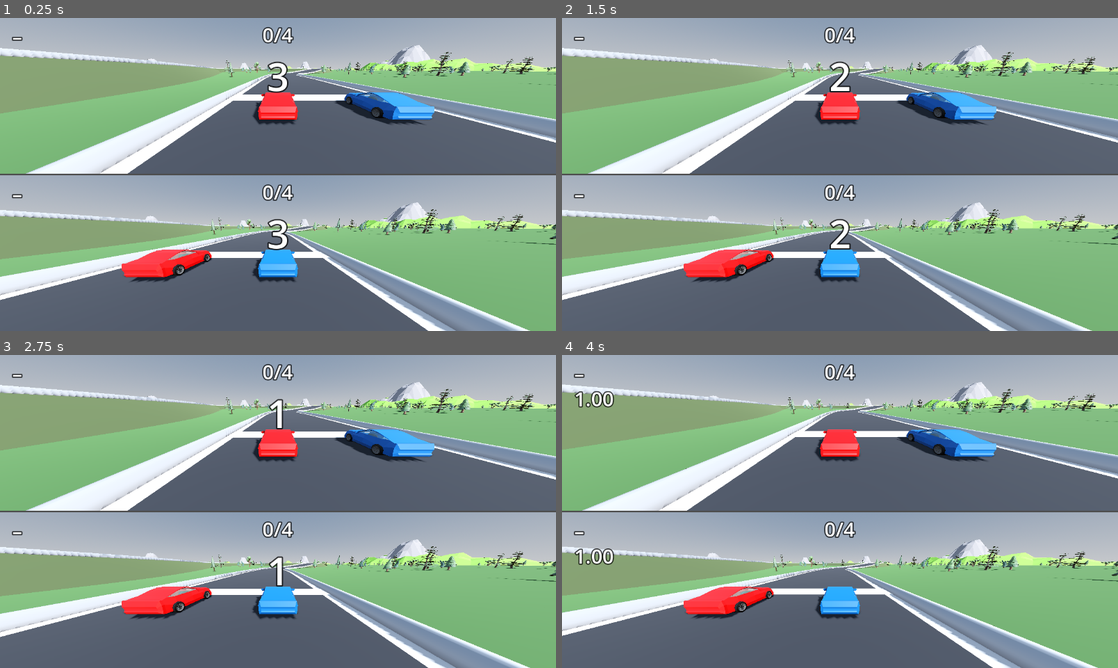
Above: before the commit, frames 1-4 (two rows, left to right).
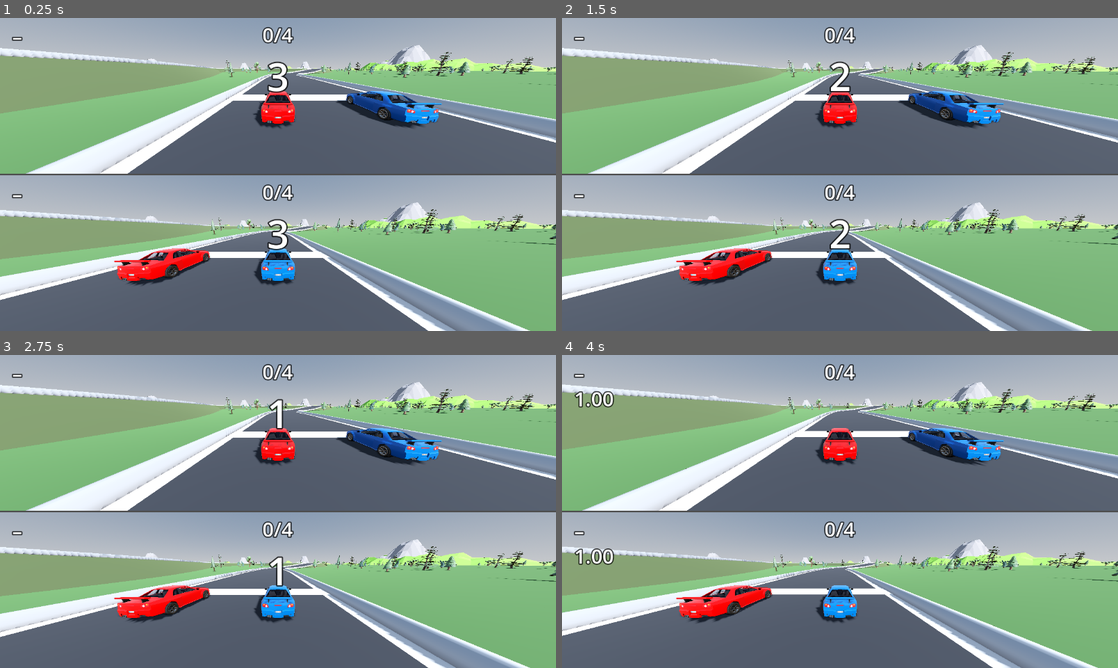
Above: after the commit, the same moments.

Repository: erte-del/2p-racing-game
Game: Godot game, scene res://scenes/main.tscn
Same seed, same stepped clock (60 frames per second), same inputs: the game is played once before the commit and once after it.
Inputs:
- Up to frame 1 (0.25 s): no input
- Up to frame 2 (1.5 s): tap Enter at 0.5 s; tap Space at 1.25 s
- Up to frame 3 (2.75 s): no input
- Up to frame 4 (4 s): tap Enter at 2.75 s

The runs differ from the first frame. In frame 1, 3.1% of the frame differs, in the area x 20-80%, y 23-86%; in frame 2, 3.1%; in frame 3, 3.2%; in frame 4, 3.1%.

Commit message:
Swap in the JDM car and add a first person view
Replaces the low poly car with car_low-poly_jdm.blend. The old model was
a body shell and four wheels with no interior at all, so there was nothing
to sit inside; this one has an interior, a steering wheel and a gear
stick. Both players still share one model, painted red and blue from the
same body_color export as before.

The exporter turns the car to face +Y, which glTF maps to Godot's forward
-Z, since the model is authored facing -Y. It re-origins to the centre of
the wheelbase on the ground and renames the rear wheels from RL/RR to the
BL/BR the car script already looks for. Its authored 4.87 m length is
left alone, so the collision box and wheel radius move to match.

C and L flip each player between the chase camera and the driver's eye.
The first person camera is rigid rather than smoothed: lagging a first
person view behind the steering reads as the world sliding about.

The model's glass exports fully opaque, which walled the driver in, so it
is made transparent at run time alongside the paint. Its double-sided
faces are left as authored - with a real interior that is what encloses
the cockpit, where an earlier attempt at culling backfaces left the view
open to the sky through the roof.

Co-Authored-By: Claude Opus 5 <noreply@anthropic.com>

Diff:
--- a/project.godot
+++ b/project.godot
@@ -72,3 +72,14 @@
 "events": [Object(InputEventKey,"resource_local_to_scene":false,"resource_name":"","device":-1,"window_id":0,"alt_press …(190 unchanged characters)…
 ]
 }
+p1_view={
+"deadzone": 0.2,
+"events": [Object(InputEventKey,"resource_local_to_scene":false,"resource_name":"","device":-1,"window_id":0,"alt_pressed":false,"shift_pressed":false,"ctrl_pressed":false,"meta_pressed":false,"pressed":false,"keycode":0,"physical_keycode":67,"key_label":0,"unicode":0,"location":0,"echo":false,"script":null)
+]
+}
+
+p2_view={
+"deadzone": 0.2,
+"events": [Object(InputEventKey,"resource_local_to_scene":false,"resource_name":"","device":-1,"window_id":0,"alt_pressed":false,"shift_pressed":false,"ctrl_pressed":false,"meta_pressed":false,"pressed":false,"keycode":0,"physical_keycode":76,"key_label":0,"unicode":0,"location":0,"echo":false,"script":null)
+]
+}
--- a/scenes/car/car.tscn
+++ b/scenes/car/car.tscn
@@ -1,16 +1,16 @@
 [gd_scene load_steps=4 format=3]
 
 [ext_resource type="Script" path="res://scripts/car.gd" id="1_car"]
-[ext_resource type="PackedScene" path="res://assets/models/car1.glb" id="2_model"]
+[ext_resource type="PackedScene" path="res://assets/models/car.glb" id="2_model"]
 
 [sub_resource type="BoxShape3D" id="BoxShape3D_body"]
-size = Vector3(2.53, 1.39, 4.3)
+size = Vector3(2.06, 1.45, 4.87)
 
 [node name="Car" type="CharacterBody3D"]
 script = ExtResource("1_car")
 
 [node name="Collision" type="CollisionShape3D" parent="."]
-transform = Transform3D(1, 0, 0, 0, 1, 0, 0, 0, 1, 0, 0.695, 0)
+transform = Transform3D(1, 0, 0, 0, 1, 0, 0, 0, 1, 0, 0.725, 0)
 shape = SubResource("BoxShape3D_body")
 
 [node name="Model" parent="." instance=ExtResource("2_model")]
--- a/scripts/car.gd
+++ b/scripts/car.gd
@@ -10,7 +10,9 @@
 
 ## Name of the material in the model that carries the car's paint. Every
 ## surface using it gets recoloured; the tyres, glass and chrome are left alone.
-const PAINT_MATERIAL := "Body"
+const PAINT_MATERIAL := "Paint"
+## The model's glass exports as opaque, which walls the first person view in.
+const GLASS_MATERIAL := "Glass"
 
 ## Which set of input actions to read, e.g. "p1" -> p1_accelerate, p1_brake,
 ## p1_steer_left, p1_steer_right.
@@ -50,10 +52,23 @@
 ## How quickly the effect builds and fades.
 @export var slipstream_fade := 2.5
 
+@export_group("Cockpit")
+## Where the driver's eye sits, in the car's own space. The car is right hand
+## drive, so this sits over on the +X side behind the wheel.
+@export var eye_point := Vector3(0.4, 1.13, 0.14)
+## How much of the world shows through the windows.
+@export_range(0.0, 1.0) var glass_opacity := 0.18
+## A steering wheel turns much further than the road wheels do.
+@export var wheel_turn_ratio := 3.0
+
 @export_group("Wheels")
-@export var wheel_radius := 0.312      ## metres, wheel centre height in-game
+@export var wheel_radius := 0.355      ## metres, wheel centre height in-game
 @export var max_wheel_steer := 0.5     ## rad the front wheels visually turn
 @export var wheel_steer_speed := 4.0   ## how fast the wheels visually turn
+
+## The model's own steering wheel, turned along with the front wheels.
+var _steering_wheel: Node3D
+var _wheel_rest_basis := Basis.IDENTITY
 
 ## The other car, for slipstream. Wired up by the level.
 var rival: Car
@@ -93,29 +108,55 @@
 	for wheel in _front_wheels + _rear_wheels:
 		_wheel_rest.append(wheel.transform.basis)
 
-	_paint_body()
+	_prepare_materials()
+	_steering_wheel = find_child("SteeringWheel", true, false) as Node3D
+	if _steering_wheel:
+		_wheel_rest_basis = _steering_wheel.transform.basis
+	else:
+		push_warning("Car: no SteeringWheel in the model")
 
 	# Courses have climbs, and a body that only zeroes its vertical velocity on
 	# the floor launches off every crest. Snapping keeps it on the surface.
 	floor_snap_length = 0.6
 
 
-## Recolour the paintwork. The imported materials are shared between every car
-## instance, so this overrides with a private copy rather than editing them in
-## place, which would repaint both players' cars at once.
-func _paint_body() -> void:
-	var paint: StandardMaterial3D = null
-	for mesh in find_children("*", "MeshInstance3D", true, false):
-		var mesh_instance := mesh as MeshInstance3D
+## Where the driver's eye sits, in world space.
+func eye_transform() -> Transform3D:
+	return Transform3D(global_transform.basis, global_transform * eye_point)
+
+
+## Give this car its own copy of the materials it needs changed.
+##
+## The imported materials are shared between both car instances, so editing
+## one in place would change the other. Two need changing: the paint, which
+## carries the player's colour, and the glass, which the model exports fully
+## opaque and which therefore walls the driver in. Everything else is left as
+## authored, including the double-sided faces - this car has a real interior,
+## so the shell reading solid from within is what encloses the cockpit.
+func _prepare_materials() -> void:
+	var copies: Dictionary = {}
+	for node in find_children("*", "MeshInstance3D", true, false):
+		var mesh_instance := node as MeshInstance3D
 		for surface in mesh_instance.get_surface_override_material_count():
-			var material := mesh_instance.get_active_material(surface)
-			if material == null or material.resource_name != PAINT_MATERIAL:
+			var source := mesh_instance.get_active_material(surface) as StandardMaterial3D
+			if source == null:
 				continue
-			if paint == null:
-				paint = (material as StandardMaterial3D).duplicate()
-				paint.albedo_color = body_color
-			mesh_instance.set_surface_override_material(surface, paint)
-	if paint == null:
+			var key := source.resource_name
+			if key != PAINT_MATERIAL and key != GLASS_MATERIAL:
+				continue
+			if not copies.has(key):
+				var copy := source.duplicate() as StandardMaterial3D
+				if key == PAINT_MATERIAL:
+					copy.albedo_color = body_color
+				else:
+					copy.transparency = BaseMaterial3D.TRANSPARENCY_ALPHA
+					copy.albedo_color.a = glass_opacity
+					# Glass casting a solid shadow would put a dark slab over
+					# the cabin from inside.
+					copy.shading_mode = BaseMaterial3D.SHADING_MODE_PER_PIXEL
+				copies[key] = copy
+			mesh_instance.set_surface_override_material(surface, copies[key])
+	if not copies.has(PAINT_MATERIAL):
 		push_warning("Car: no '%s' material found to paint" % PAINT_MATERIAL)
 
 
@@ -242,6 +283,12 @@
 	for i in _rear_wheels.size():
 		_set_wheel(_rear_wheels[i], _wheel_rest[_front_wheels.size() + i], 0.0)
 
+	if _steering_wheel:
+		# The wheel's disc lies in its own XZ plane, so local Y is the column
+		# it turns about. Post-multiplying keeps the model's column tilt.
+		_steering_wheel.transform.basis = _wheel_rest_basis * Basis(
+			Vector3.UP, -_wheel_steer * wheel_turn_ratio)
+
 
 ## Roll about the wheel's own lateral axis, then yaw it for steering.
 func _set_wheel(wheel: Node3D, rest: Basis, steer_angle: float) -> void:
--- a/scripts/chase_camera.gd
+++ b/scripts/chase_camera.gd
@@ -1,7 +1,7 @@
 class_name ChaseCamera
 extends Camera3D
 
-## Third-person camera that trails a car.
+## Camera for one player, either trailing the car or sitting in its cockpit.
 ##
 ## It lives inside a SubViewport rather than under the car, because each
 ## split-screen view needs its own camera while both views share one world.
@@ -12,20 +12,53 @@
 @export var look_height := 1.1     ## aim this far above the car's origin
 ## Higher follows more tightly; lower lets the camera swing wide on corners.
 @export var smoothing := 7.5
+## Field of view from inside the car, a little wider than the chase view so
+## the cockpit does not feel like looking down a tube.
+@export var cockpit_fov := 80.0
 
-var _target: Node3D
+var _target: Car
+## Chase view when false, driver's eye when true.
+var _inside := false
+var _chase_fov := 75.0
 
 
 ## Called by the level once the world is built.
-func follow(target: Node3D) -> void:
+func follow(target: Car) -> void:
 	_target = target
-	# Start already in position, or the first frame flies in from the origin.
-	global_position = _desired_position()
-	_aim()
+	_chase_fov = fov
+	_snap()
+
+
+## Swap between the chase view and the driver's eye.
+func set_inside(inside: bool) -> void:
+	if _inside == inside:
+		return
+	_inside = inside
+	fov = cockpit_fov if _inside else _chase_fov
+	_snap()
+
+
+func is_inside() -> bool:
+	return _inside
+
+
+func _snap() -> void:
+	if _target == null:
+		return
+	if _inside:
+		global_transform = _target.eye_transform()
+	else:
+		global_position = _desired_position()
+		_aim()
 
 
 func _physics_process(delta: float) -> void:
 	if _target == null:
+		return
+	if _inside:
+		# Rigidly bolted to the car. Smoothing a first person view lags the
+		# horizon behind the steering and reads as the world sliding about.
+		global_transform = _target.eye_transform()
 		return
 	# Exponential smoothing, so the feel does not change with frame rate.
 	var weight := 1.0 - exp(-smoothing * delta)
--- a/scripts/main.gd
+++ b/scripts/main.gd
@@ -103,6 +103,9 @@
 
 
 func _physics_process(delta: float) -> void:
+	# The view can be swapped at any time, including while the cars are held
+	# for the countdown, so this sits ahead of the racing check.
+	_poll_view_toggles()
 	if not _racing:
 		return
 	_race_time += delta
@@ -116,6 +119,14 @@
 		if _has_finished(_cars[i]):
 			_finish_course(i)
 			return
+
+
+## C and L flip each player between the chase camera and the driver's eye.
+func _poll_view_toggles() -> void:
+	var cameras: Array[ChaseCamera] = [_camera1, _camera2]
+	for i in _cars.size():
+		if Input.is_action_just_pressed(_cars[i].input_prefix + "_view"):
+			cameras[i].set_inside(not cameras[i].is_inside())
 
 
 func _bit(layer: int) -> int:
Binary file added: assets/models/car.glb
Not shown, changed: assets/models/car.glb.import
Binary file removed: assets/models/car1.glb
Binary file added: assets/models/car_CarPlate.png
Not shown, added: assets/models/car_CarPlate.png.import
Not shown, changed: README.md
Not shown, added: tools/export_car.py
Not shown, removed: tools/export_car1.py
